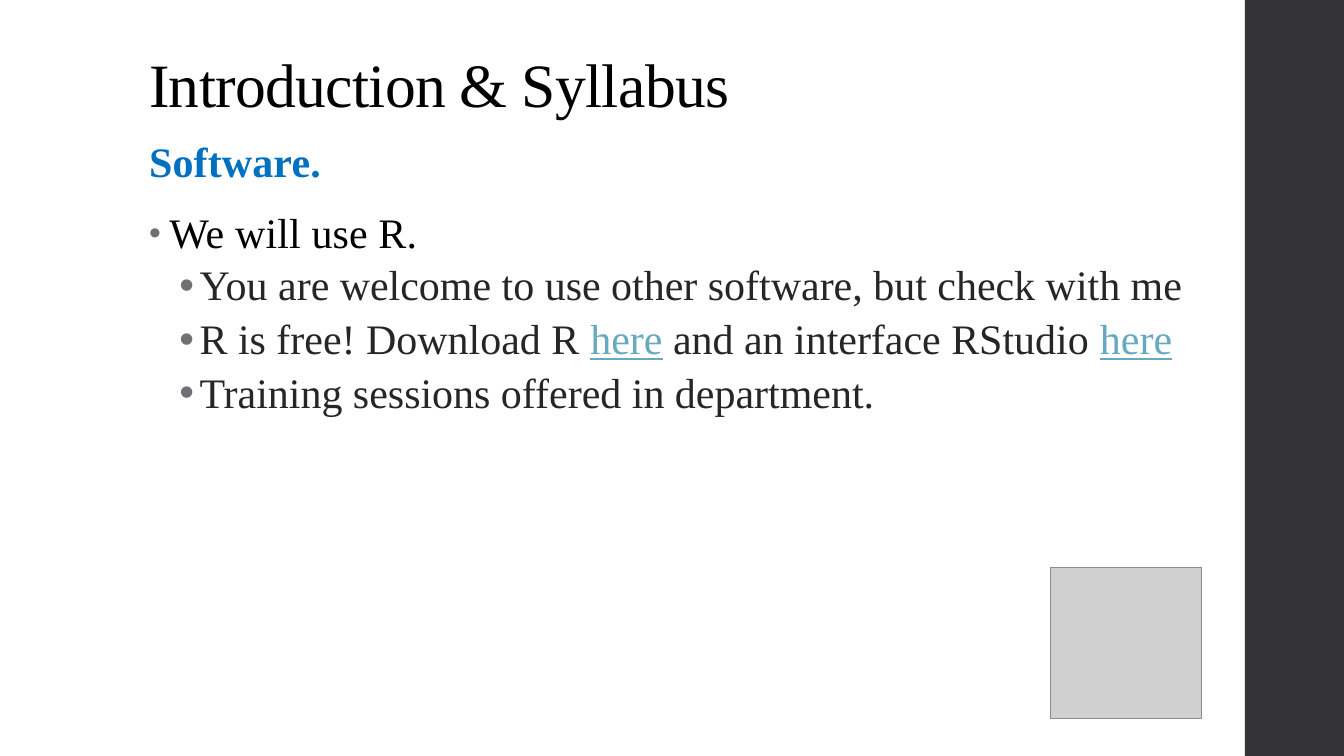
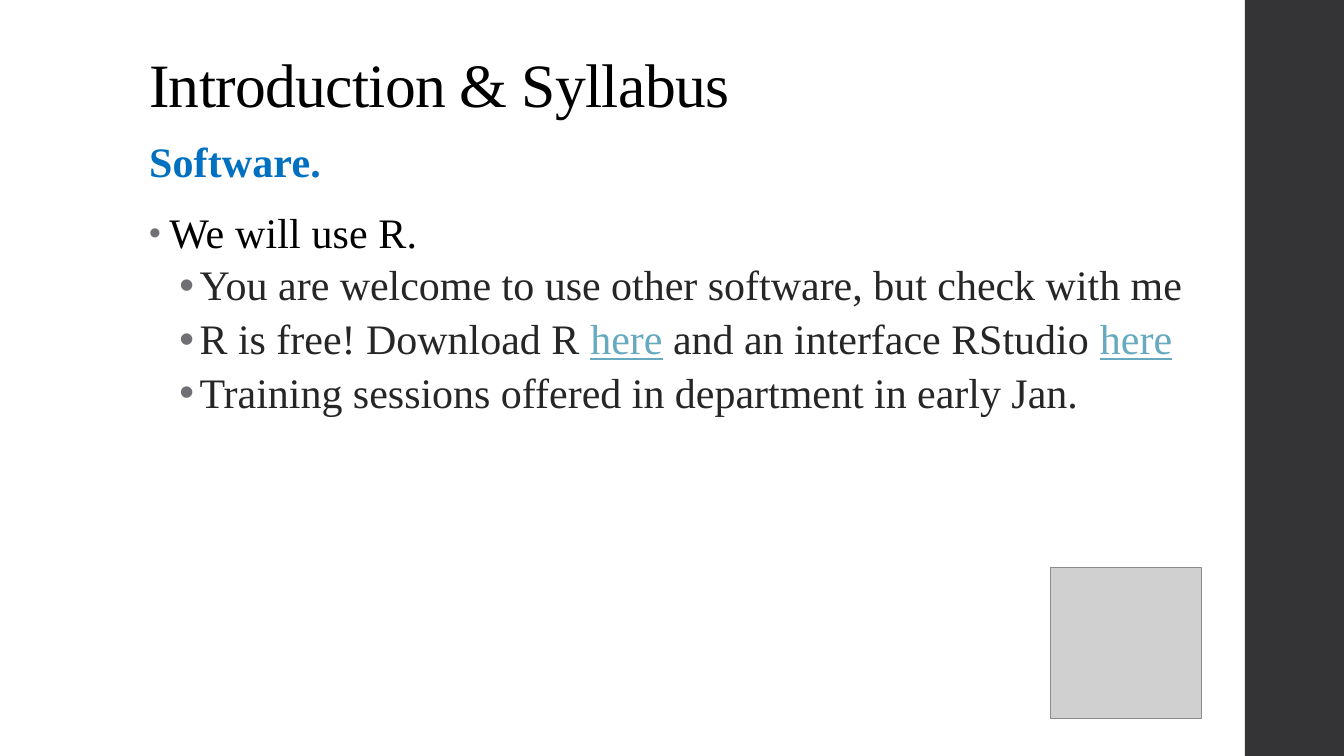
Before and after one commit to alex-hoagland/HAD5772, a slide deck: slide 8 of Lectures/Lecture01_Introduction/Lecture1_Intro.pptx. Drawn at 1344x756 pixels with LibreOffice and Linux fonts; fonts in the diff are those of the drawing; grey boxes stand for pictures. Boxes give left, top, right and bottom in pixels: in the first picture for what was removed or moved away, otherwise in the second. Text is boxed around its words. In the diff, an @@ line names an element or a change of style, - is before the commit and + after.

```diff
--- a/Lectures/Lecture01_Introduction/Lecture1_Intro.pptx
+++ b/Lectures/Lecture01_Introduction/Lecture1_Intro.pptx
@@ text at (200, 378, 1077, 416): text changed @@
-  • Training sessions offered in department.
+  • Training sessions offered in department in early Jan.
```
Also in this commit, not shown: 4 other slides changed, 3 slides added, 2 slides removed, 3 other files.
